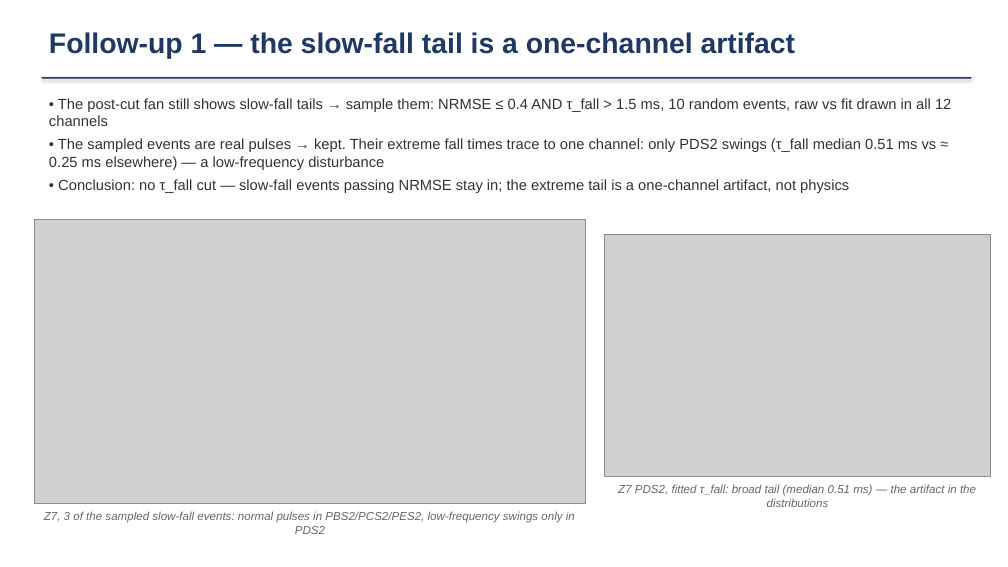
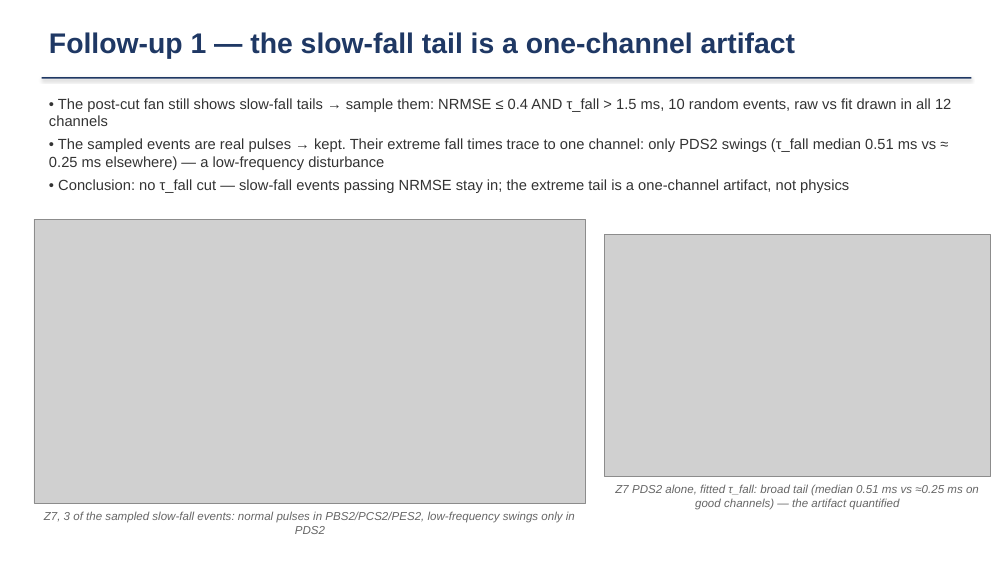
Before and after one commit to ZhihengLi0/urop, a slide deck: slide 7 of snolab/presentation/SNOLAB_R4_pulse_templates_20260715.pptx. Drawn at 1008x567 pixels with LibreOffice and Linux fonts; fonts in the diff are those of the drawing; grey boxes stand for pictures. Boxes give left, top, right and bottom in pixels: in the first picture for what was removed or moved away, otherwise in the second. Text is boxed around its words. In the diff, an @@ line names an element or a change of style, - is before the commit and + after.

```diff
--- a/snolab/presentation/SNOLAB_R4_pulse_templates_20260715.pptx
+++ b/snolab/presentation/SNOLAB_R4_pulse_templates_20260715.pptx
@@ text at [615, 485, 979, 510]: text changed @@
-Z7 PDS2, fitted τ_fall: broad tail (median 0.51 ms) — the artifact in the distributions
+Z7 PDS2 alone, fitted τ_fall: broad tail (median 0.51 ms vs ≈0.25 ms on good channels) — the artifact quantified
```
Also in this commit, not shown: 4 other files.
